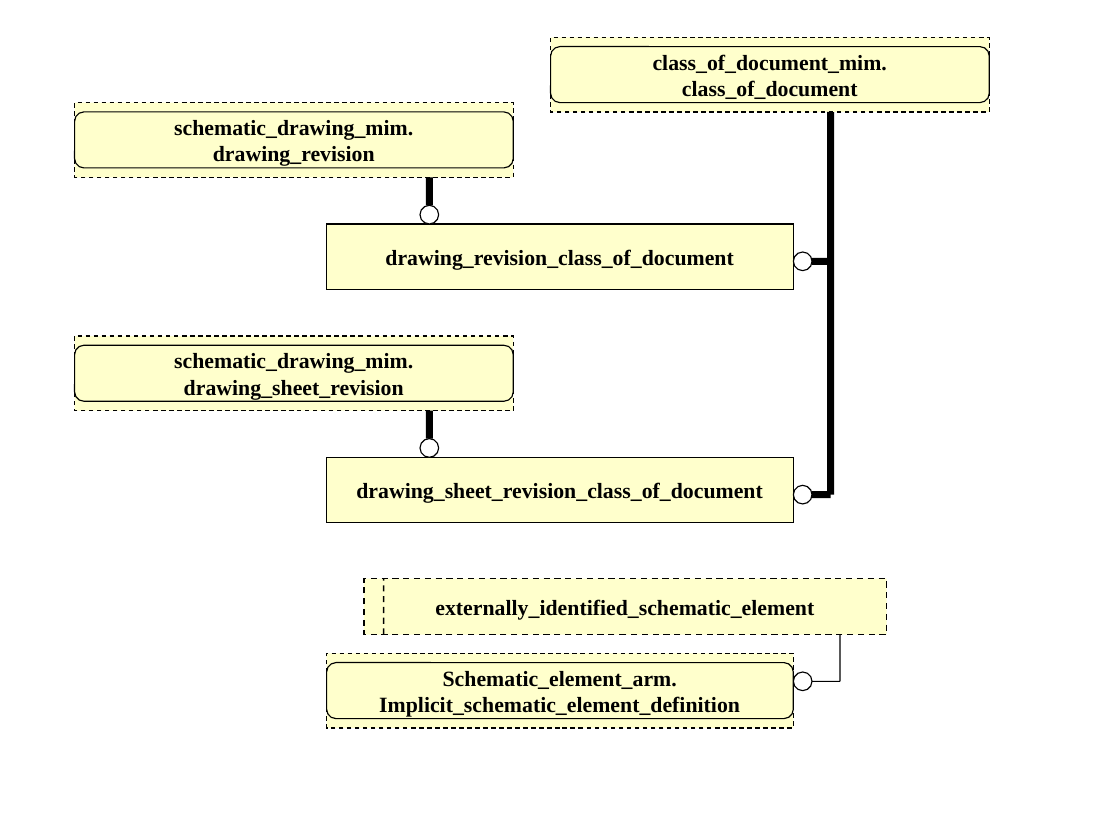
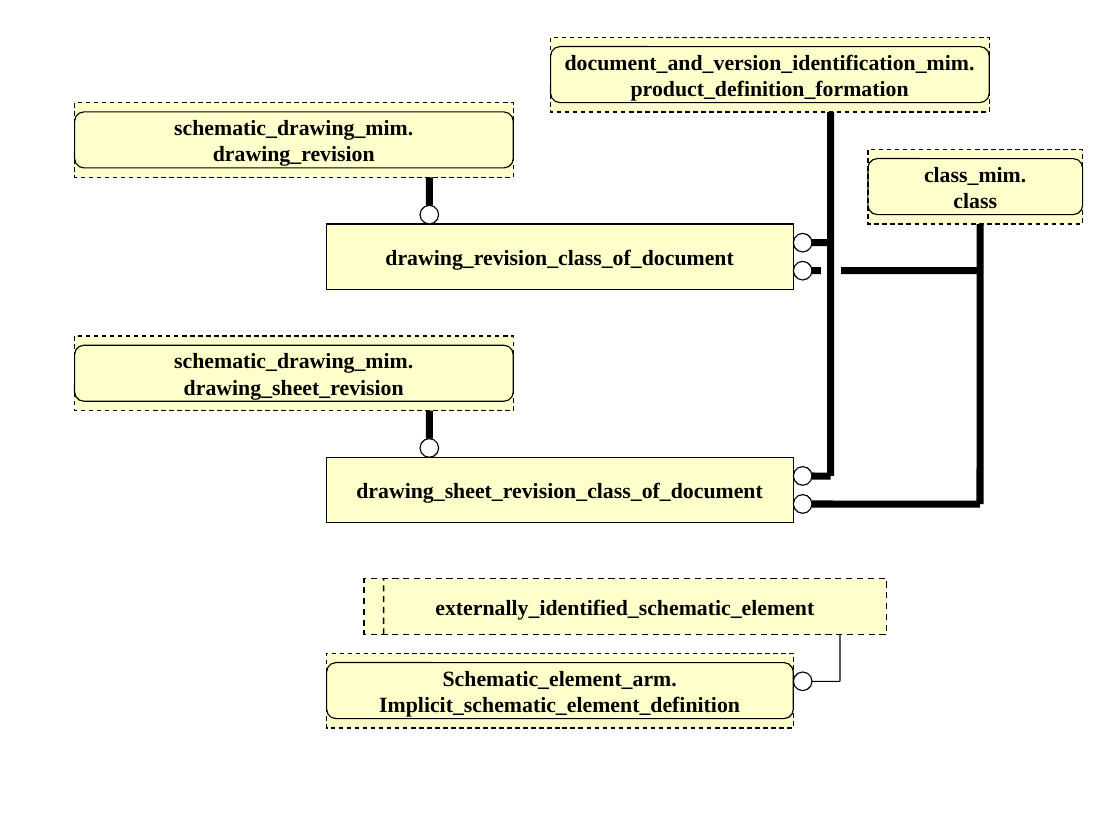
Before and after one commit to starseeker/stepmod_mirror, a slide deck: slide 4 of data/modules/schematic_and_symbolization/schematic_and_symbolization.ppt. Drawn at 1120x840 pixels with LibreOffice and Linux fonts; fonts in the diff are those of the drawing. Boxes give left, top, right and bottom in pixels: in the first picture for what was removed or moved away, otherwise in the second. Text is boxed around its words. In the diff, an @@ line names an element or a change of style, - is before the commit and + after.

```diff
--- a/data/modules/schematic_and_symbolization/schematic_and_symbolization.ppt
+++ b/data/modules/schematic_and_symbolization/schematic_and_symbolization.ppt
@@ text in rectangle at box(565, 54, 975, 101): text changed @@
-class_of_document_mim.
-class_of_document
+document_and_version_identification_mim.
+product_definition_formation
@@ line moved from (831, 495) - (831, 112) to (831, 476) - (831, 112) @@
@@ rectangle added at box(868, 149, 1083, 224), fill #FFFFCC, outline #000000 0.74 pt dashed, 14 pt, text #000000, bold @@
+class_mim.
+class
@@ rounded rectangle added at box(868, 159, 1083, 215), outline #000000 0.74 pt @@
@@ ellipse added at box(793, 233, 812, 252), fill #FFFFFF, outline #000000 0.74 pt @@
@@ line added from (980, 504) to (980, 224), #000000 4.51 pt @@
@@ ellipse: place and size @@
-ellipse at box(793, 252, 812, 271)
+ellipse at box(793, 261, 812, 280)
@@ line moved from (812, 261) - (831, 261) to (812, 243) - (831, 243) @@
@@ rectangle added at box(821, 261, 840, 280), fill #FFFFFF, outline #FFFFFF 0.74 pt @@
@@ line added from (812, 271) to (980, 271), #000000 4.51 pt @@
@@ ellipse added at box(793, 467, 812, 486), fill #FFFFFF, outline #000000 0.74 pt @@
@@ line moved from (812, 495) - (831, 495) to (812, 476) - (831, 476) @@
@@ ellipse: place and size @@
-ellipse at box(793, 485, 812, 504)
+ellipse at box(793, 495, 812, 514)
@@ line added from (812, 504) to (980, 504), #000000 4.51 pt @@
```
Also in this commit, not shown: 3 other slides changed, 22 other files.
